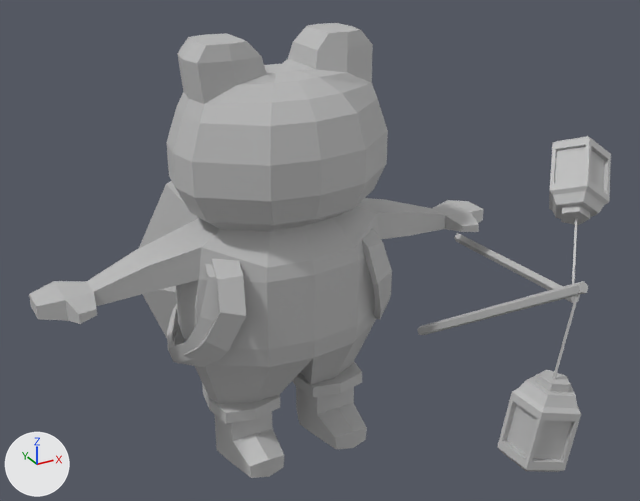
Before and after pictures for a commit that changed the FBX model Assets/Art/Froggie/Frog_Walk_Animation_UV.fbx.
The view is the same before and after, from a 50 mm lens placed at (-1.95, -4.0, 3.13), pointed at (0.1, -0.27, 1.27). Arrows for +X, +Y and +Z are at lower left; the lights stay in place. Where no turn or scale is listed for an object, it has been applied to the vertices.

Script lines for the objects in view, before the commit:
```python
me_mesh = bpy.data.meshes.new('Mesh')
me_mesh.from_pydata(...)  # 576 vertices, 572 faces; spans x -133.0..133.0, y 2.0..236.0, z -42.0..46.0
me_mesh.materials.append(mat_lambert1)  # grey #bcbcbc
me_mesh_001 = bpy.data.meshes.new('Mesh.001')
me_mesh_001.from_pydata(...)  # 130 vertices, 124 faces; spans x -0.675..0.675, y -0.605..0.624, z -0.644..0.478
me_mesh_001.materials.append(mat_lambert1)  # grey #bcbcbc
me_mesh_002 = bpy.data.meshes.new('Mesh.002')
me_mesh_002.from_pydata(...)  # 108 vertices, 113 faces; spans x -0.213..0.366, y -0.638..0.647, z -0.18..0.707
me_mesh_002.materials.append(mat_lambert1)  # grey #bcbcbc
me_mesh_003 = bpy.data.meshes.new('Mesh.003')
me_mesh_003.from_pydata(...)  # 130 vertices, 124 faces; spans x -0.675..0.675, y -0.65..0.662, z -0.491..0.601
me_mesh_003.materials.append(mat_lambert1)  # grey #bcbcbc
ob_backpack = bpy.data.objects.new('BackPack', me_mesh_001)
ob_backpack.location = (-0.013, 0.295, 0.938)
ob_frog_walk_backpack = bpy.data.objects.new('Frog_Walk:BackPack', me_mesh_003)
ob_frog_walk_backpack.location = (-0.01, 0.241, 1.05)
ob_froggy = bpy.data.objects.new('Froggy', me_mesh)
ob_froggy.location = (0.0, 0.0, 0.0)
ob_froggy.rotation_euler = (1.571, 0.0, 0.0)  # degrees (90, 0, 0)
ob_froggy.scale = (0.01, 0.01, 0.01)
ob_lantern = bpy.data.objects.new('Lantern', me_mesh_002)
ob_lantern.location = (1.282, -0.485, 1.091)
# also in view: 'Frog_Walk:Lantern' at (0.66, -0.97, 0.96)
```
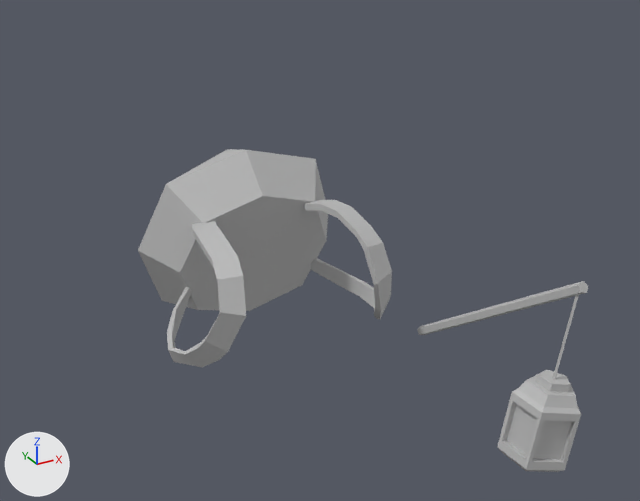
The change, as a list of edits to the scene's bpy script:
```text
Change ob_backpack:
    add ob_backpack.hide_viewport = True
Change ob_lantern:
    add ob_lantern.hide_viewport = True
Change ob_froggy:
    ob_froggy.rotation_euler: (1.571, 0.0, 0.0) -> (0.0, 0.0, 0.0)  # degrees (90, 0, 0) -> degrees (0, 0, 0)
    ob_froggy.scale: (0.01, 0.01, 0.01) -> (1.0, 1.0, 1.0)
    add ob_froggy.hide_viewport = True
```

Changed parts and their boxes [x1, y1, x2, y2] in the pictures (640 x 501 px):
'Froggy', hidden
    before: [29, 23, 484, 478]
'Lantern', hidden
    before: [454, 136, 611, 303]
'BackPack', hidden
    before: [142, 263, 374, 363]
'Frog_Walk:BackPack', unchanged, uncovered by the edit
    before: [139, 181, 392, 367]
    after: [138, 149, 392, 367]
